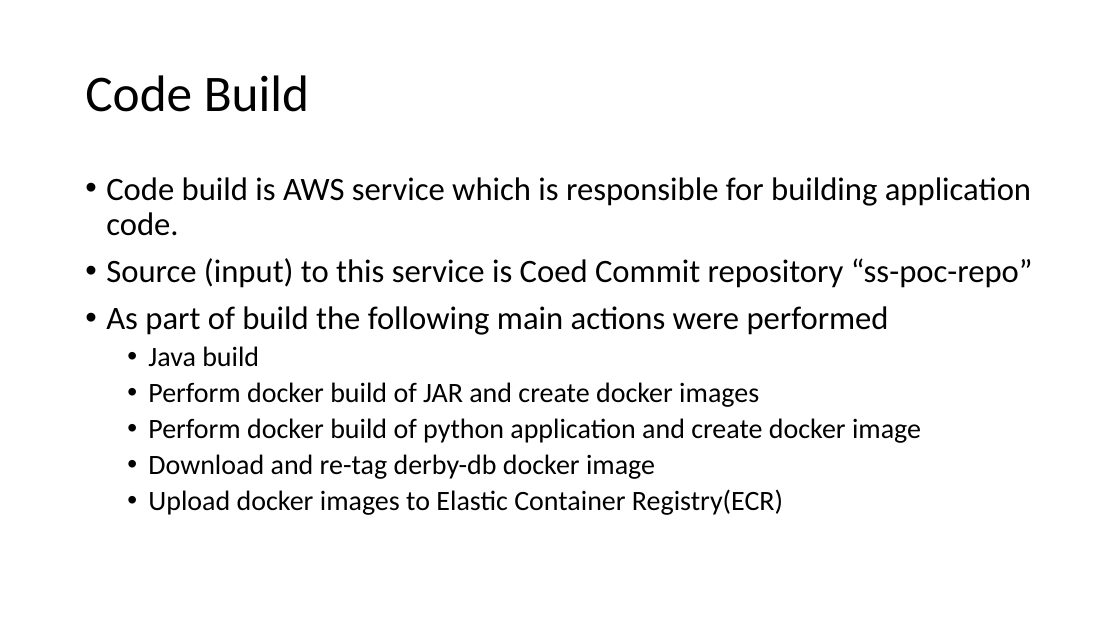
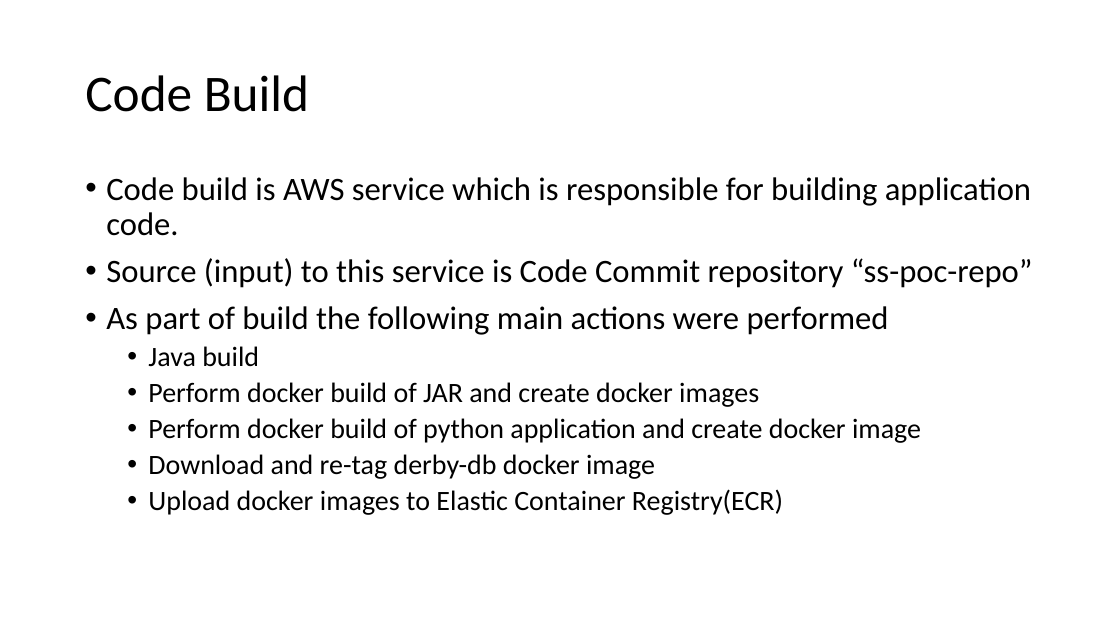
Before and after one commit to awspractice12/aws_practice, a slide deck: slide 8 of documents/DevOps_on_AWS.pptx. Drawn at 1120x630 pixels with LibreOffice and Linux fonts; fonts in the diff are those of the drawing. Boxes give left, top, right and bottom in pixels: in the first picture for what was removed or moved away, otherwise in the second. Text is boxed around its words. In the diff, an @@ line names an element or a change of style, - is before the commit and + after.

```diff
--- a/documents/DevOps_on_AWS.pptx
+++ b/documents/DevOps_on_AWS.pptx
@@ text at bbox=[106, 258, 1033, 288]: text changed @@
-• Source (input) to this service is Coed Commit repository “ss-poc-repo”
+• Source (input) to this service is Code Commit repository “ss-poc-repo”
```
Also in this commit, not shown: 6 other slides changed.
